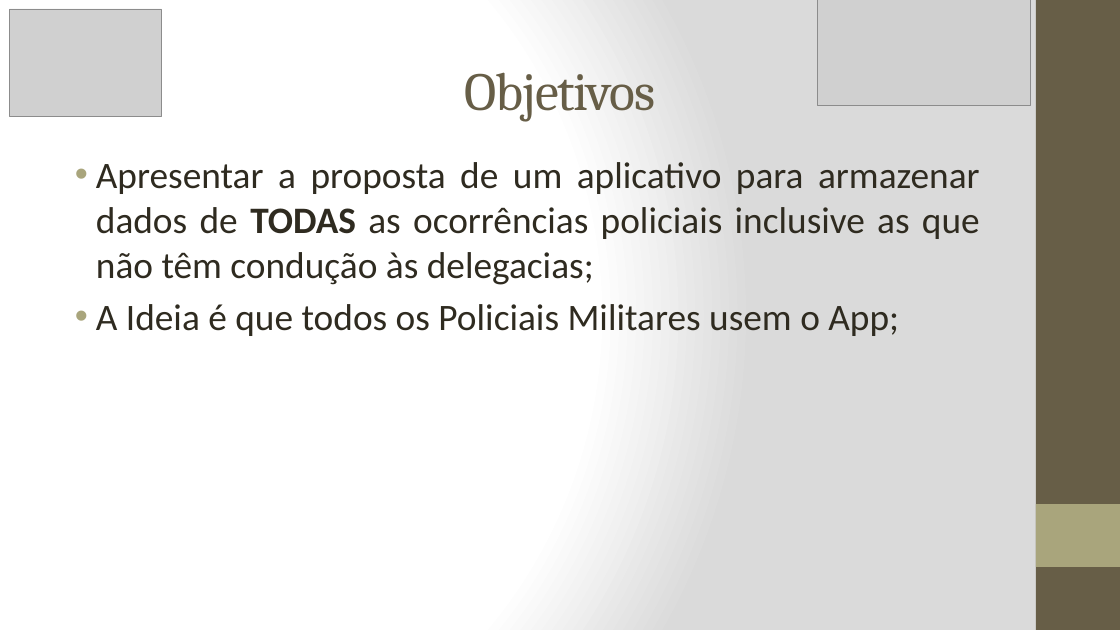
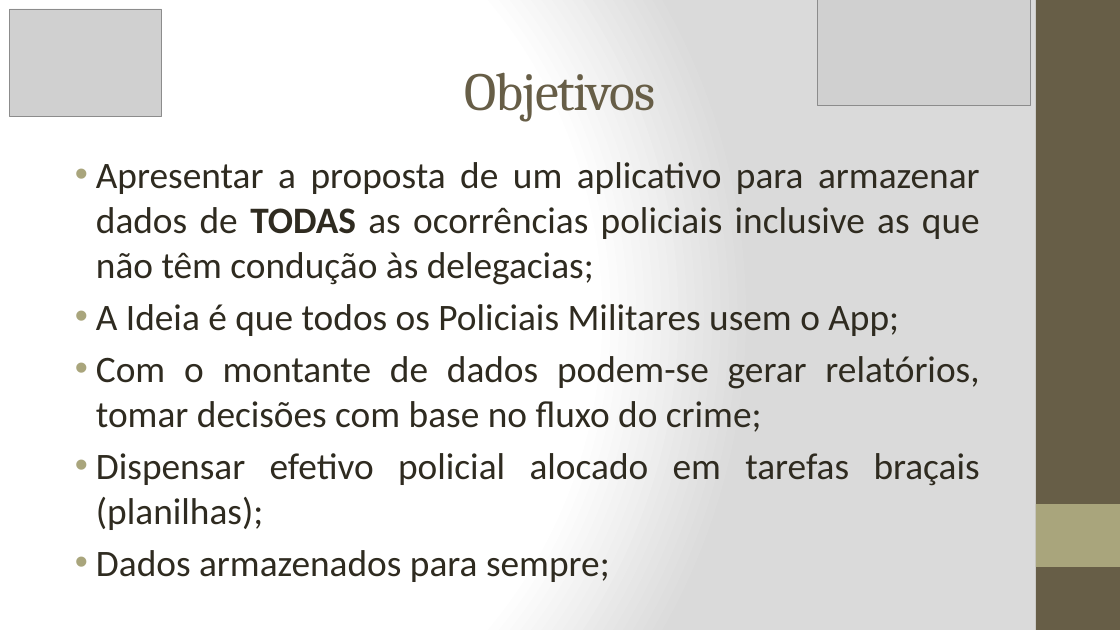
Before and after one commit to marlonscastro/estagiotcc, a slide deck: slide 8 of Apresentação_PPT.pptx (slide 4 before the commit). Drawn at 1120x630 pixels with LibreOffice and Linux fonts; fonts in the diff are those of the drawing; grey boxes stand for pictures. Boxes give left, top, right and bottom in pixels: in the first picture for what was removed or moved away, otherwise in the second. Text is boxed around its words. In the diff, an @@ line names an element or a change of style, - is before the commit and + after.

```diff
--- a/Apresentação_PPT.pptx
+++ b/Apresentação_PPT.pptx
@@ text at (x1=96, y1=356, x2=980, y2=582): paragraphs added @@
+• Com o montante de dados podem-se gerar relatórios, tomar decisões com base no fluxo do crime;
+• Dispensar efetivo policial alocado em tarefas braçais (planilhas);
+• Dados armazenados para sempre;
```
Also in this commit, not shown: 8 other slides changed, 9 slides added, 14 slides removed, 3 other files.
